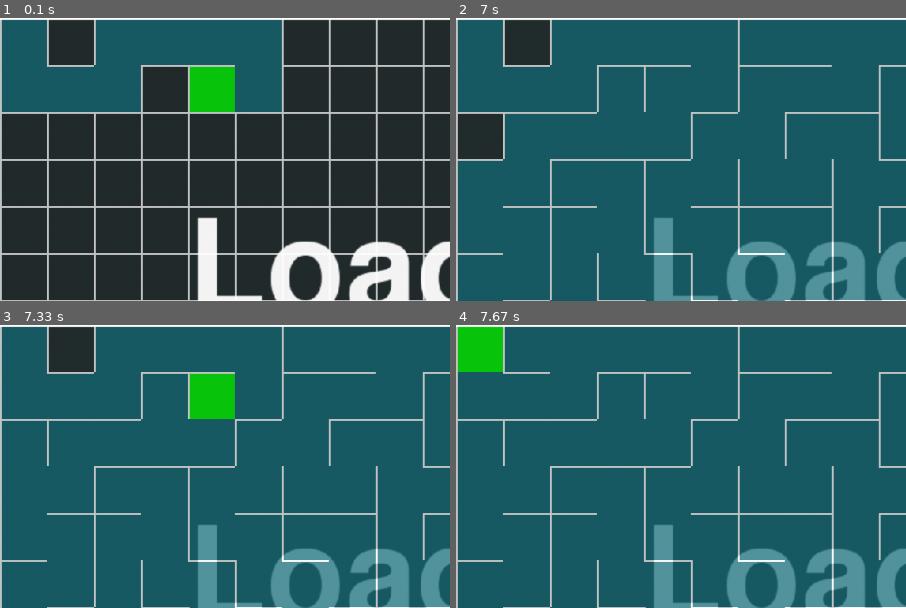
Above: before the commit, frames 1-4 (two rows, left to right).
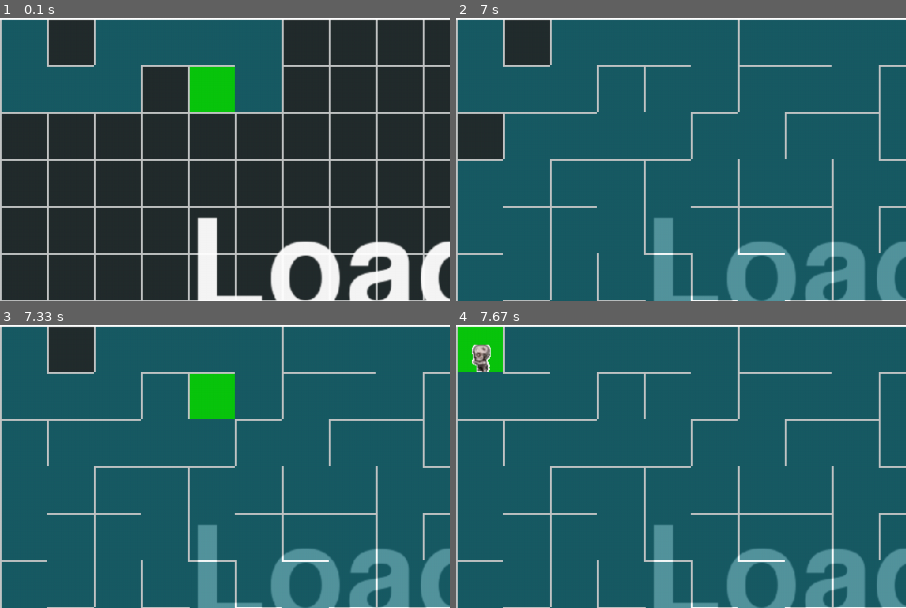
Above: after the commit, the same moments.

Repository: Anfisa2209/PyGame_Project_Maze
Game: pygame game, started from game_code.py
Two runs of this game, one before a commit and one after it. Both use one fixed random seed, a clock stepped at 60 frames per second and the inputs below.
Inputs:
- Up to frame 1 (0.1 s): no input
- Up to frame 2 (7 s): no input
- Up to frame 3 (7.33 s): no input
- Up to frame 4 (7.67 s): no input
The pictures show only the part of the screen within x 0-50%, y 0-50%; the shares and areas given below are measured in that part.

Frames 1-3 are identical in both runs. In frame 4, 0.4% of the frame differs, in the area x 3-8%, y 6-17%.

Commit message:
Тестим волновой

Diff:
--- a/classes.py
+++ b/classes.py
@@ -171,8 +171,9 @@
         return x, y
         # Здесь волновым алгоритмом определяем, как легче пройти к игроку и разворачиваемся в ту сторону и записываем в
         # переменную direction. 'up', 'down', 'left', 'right' - наброски, их можно менять
+
     def update(self, screen):
-        screen.blit(self.animation[self.current_frame], (0,0))
+        screen.blit(self.animation[self.current_frame], (10, 20))
 
     def move_enemy(self, pos_enemy, pos_hero):
         next_position = self.get_path(pos_enemy, pos_hero)
--- a/game_code.py
+++ b/game_code.py
@@ -46,9 +46,7 @@
                 enemy_type = 2
             else:
                 enemy_type = 3
-            enemy = classes.Enemy(enemy_type, f'monsters/monster{enemy_type}/monster{enemy_type}_walk_right.png', (
-                random.randint(0, window_size[0] // cell_size) * cell_size,
-                random.randint(0, window_size[1] // cell_size) * cell_size), monster_group)
+            enemy = classes.Enemy(enemy_type, f'monsters/monster{enemy_type}/monster{enemy_type}_walk_right.png', (0, 0), monster_group)
             monsters.append(enemy)
         for _ in range(difficulty * 10):  # создание оружия
             weapon_type = random.randint(0, 10)
@@ -64,7 +62,7 @@
             weapons.append(weapon)
 
         while in_game:
-            monsters[0].update(screen)
+
             # monsters[0].get_path((0, 0), (10, 5))
             # for monster in monsters:
             #     monster_pos = monster.get_coords((monster.rect.x, monster.rect.y))
@@ -128,6 +126,7 @@
                 #     for monster in monsters:
                 #         monster.move_enemy((0, 0), player.get_coords(player.pos))
             screen.blit(maze_fon, (0, 0))
+            monsters[0].update(screen)
             player.update()
             player.update_animation()
             player.draw(screen)
